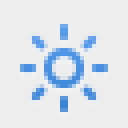
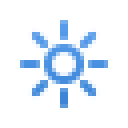
The second 128x128 image is a revision of the first. Changes to its layers:
painted on "200% icon-blue@2x.png, icon-blue.png" over (20, 20, 108, 112)
hid "example background" over (0, 0, 128, 128)
